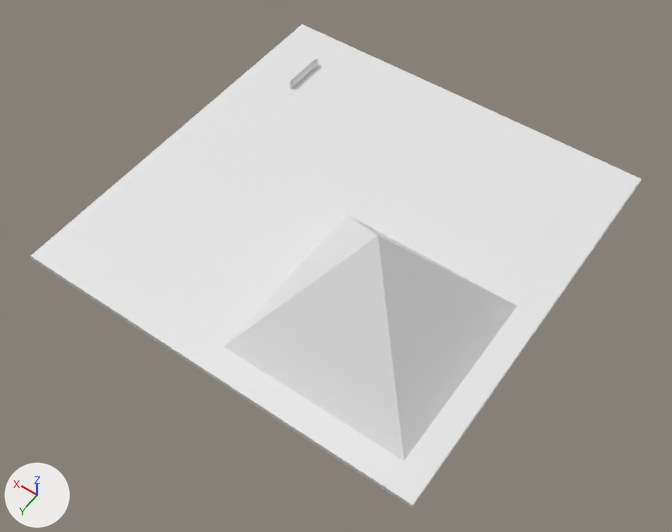
Two versions of the glTF model assets/untitled.glb, one commit apart.
Both versions are drawn from a 50 mm lens placed at (-398.0, 577.0, 804.0), pointed at (-36.0, 71.0, 8.0). Every picture has the same lights, and +X, +Y and +Z are marked at lower left. Where no turn or scale is listed for an object, it has been applied to the vertices.

Names of what the first picture shows: 'Cube', 'TRI_C_CONVEX (bottom plane)'.
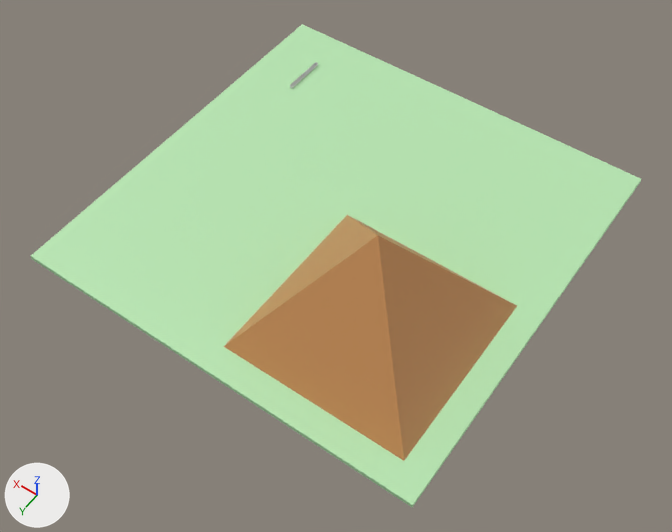
Where the change shows, as pixel boxes (x1, y1, x2, y2) in the pictures (672 x 532 px):
'TRI_C_CONVEX (bottom plane)', recoloured (white to green)
    both: (31, 24, 641, 507)
'Cube', recoloured
    both: (224, 215, 517, 461)
'TRI_C_INV', rescaled (not visible afterwards)
    before: (290, 59, 316, 83)

Patch to the scene script:
```diff
--- a/assets/untitled.glb.py
+++ b/assets/untitled.glb.py
@@ mat_material_002 @@
+mat_material_002 = principled_material('Material.002')
+mat_material_002.base_color = (0.554, 0.26, 0.0886)  # orange #c48b54
@@ mat_material_001 @@
+mat_material_001 = principled_material('Material.001')
+mat_material_001.base_color = (0.48, 0.8, 0.448)  # green #b8e7b3
@@ me_plane @@
 me_plane.from_pydata(...)  # 8 vertices, 12 faces; spans x -250.0..250.0, y -250.0..250.0, z -6.0..0.0
+me_plane.materials.append(mat_material_001)  # green #b8e7b3
@@ me_cube_001 @@
 me_cube_001.from_pydata(...)  # 5 vertices, 6 faces; spans x -110.0..110.0, y -110.0..110.0, z -110.0..37.0
+me_cube_001.materials.append(mat_material_002)  # orange #c48b54
@@ ob_tri_c_inv @@
 ob_tri_c_inv.location = (183.0, -165.0, 1.0)
+ob_tri_c_inv.scale = (1.0, 1.0, 0.339)
```
